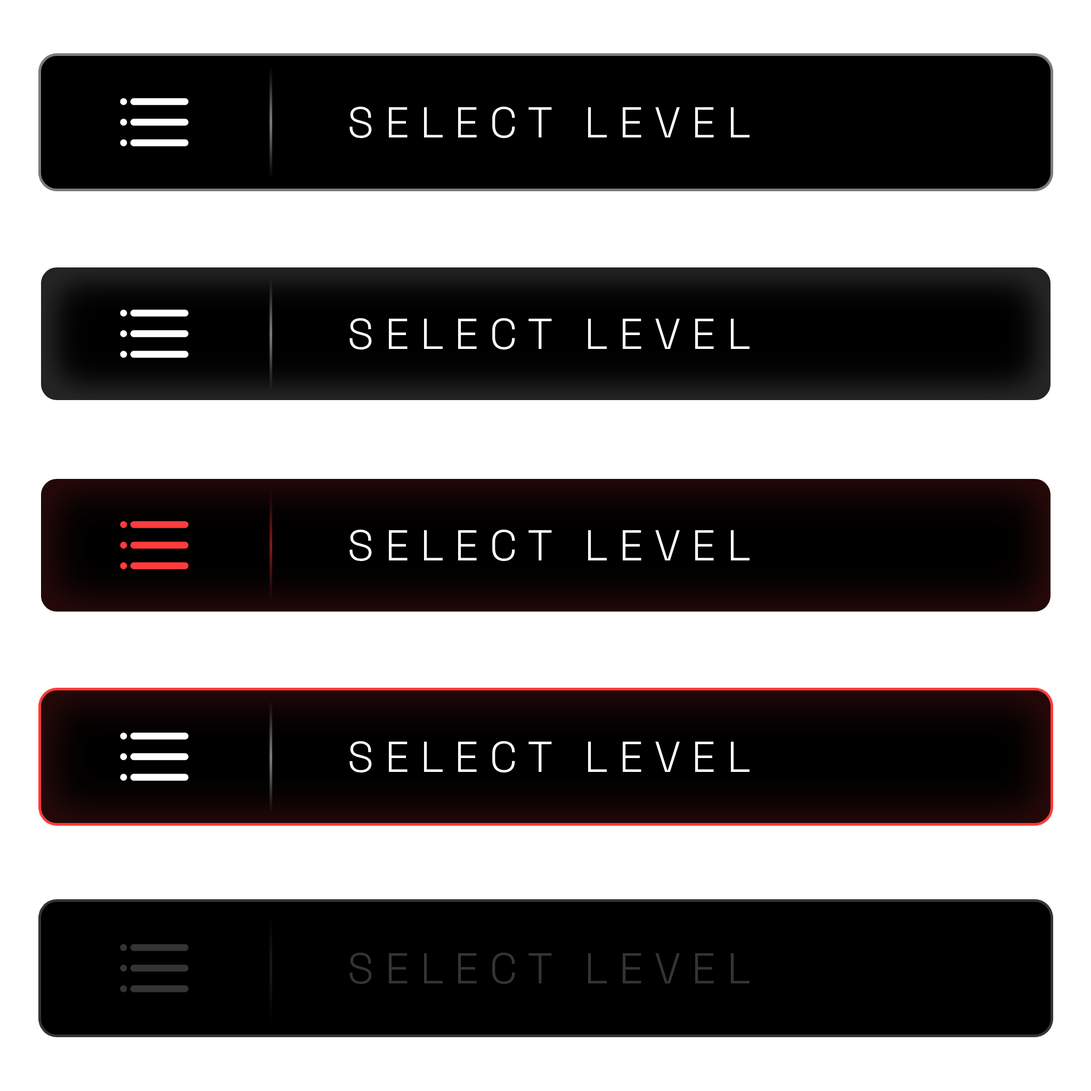
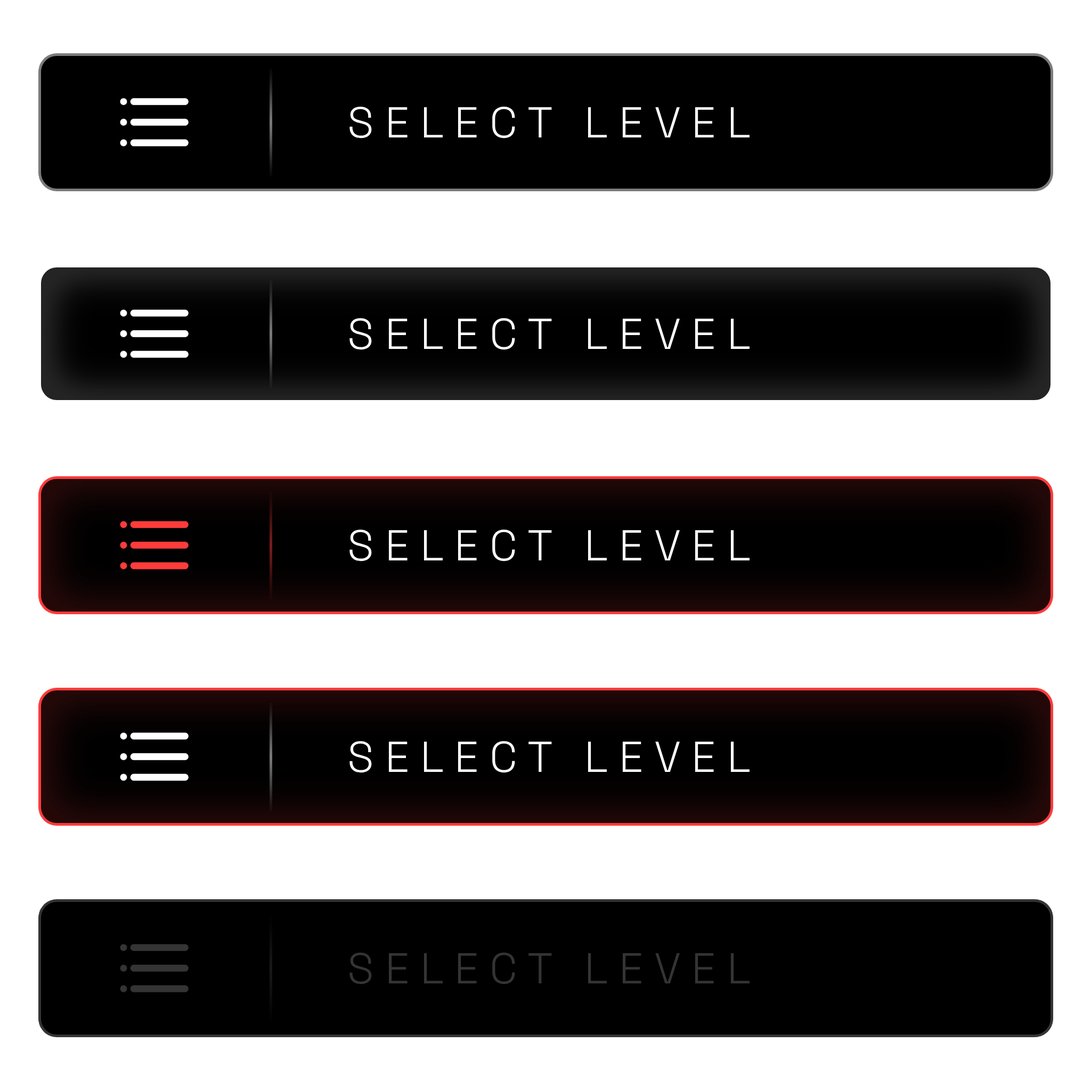
Layers edited between the first and the second 1091 x 1091 image:
painted on "Level Select Button: Pressed" over [38, 476, 1054, 615]
